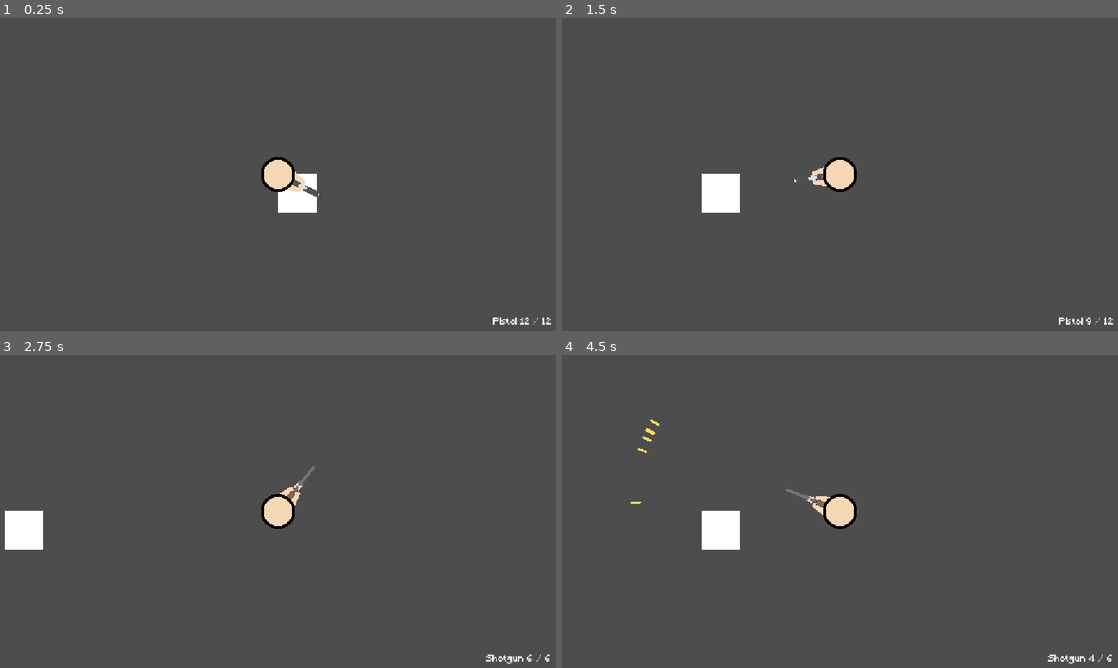
Above: before the commit, frames 1-4 (two rows, left to right).
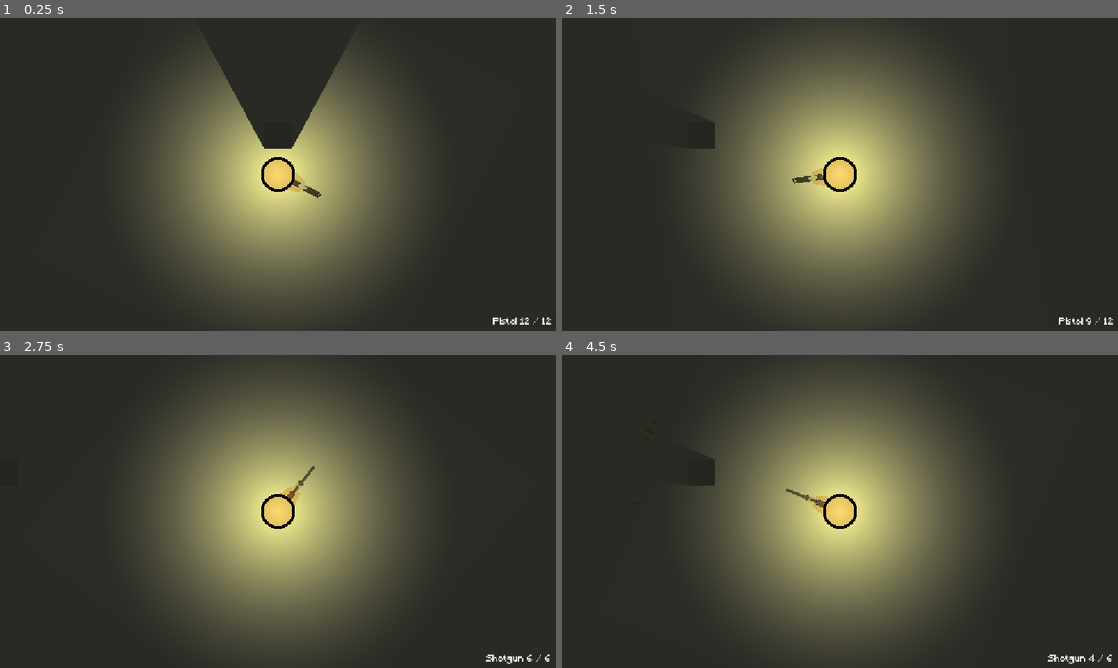
Above: after the commit, the same moments.

Repository: ArifD2286/Shamble-Chamber
Game: Godot game, scene res://game.tscn
The game is run twice, just before and just after one commit, with the same random seed, the same clock (stepped at 60 frames per second) and the same inputs.
Inputs (mouse positions are in pixels of both pictures, inside the frame that each line leads up to):
- Up to frame 1 (0.25 s): no input
- Up to frame 2 (1.5 s): tap Enter at 0.5 s; move the mouse to (962, 158) at 0.52 s; press the mouse at (962, 158) at 0.53 s; hold D (right) 0.53-1.25 s; tap Space at 0.77 s; release the mouse at (962, 158) at 1.25 s; drag from (728, 190) to (940, 158) at 1.27 s
- Up to frame 3 (2.75 s): tap Space at 2 s; move the mouse to (333, 442) at 2.02 s; hold D (right) from 2.03 s (still down); tap 2 (slot_2) at 2.1 s
- Up to frame 4 (4.5 s): release D (right) at 2.75 s; drag from (812, 574) to (673, 464) at 2.77 s; tap Enter at 3.5 s; move the mouse to (1006, 558) at 3.52 s; hold A (left) 3.53-4.25 s; tap Alt at 3.6 s; tap Space at 3.77 s; drag from (673, 464) to (756, 433) at 4.27 s

The runs differ from the first frame. In frame 1, 86% of the frame differs, in the area x 0-100%, y 0-100%; in frame 2, 84%; in frame 3, 83%; in frame 4, 84%.

Commit message:
Update 2.1
Changes:
- Added progress on lighting mechanics. Bugs:
  - lightoccluder not casting any shadows ;_;

Diff:
--- a/shamble-chamber/game.tscn
+++ b/shamble-chamber/game.tscn
@@ -15,11 +15,30 @@
 [sub_resource type="CircleShape2D" id="CircleShape2D_e2o6t"]
 radius = 15.0
 
+[sub_resource type="Gradient" id="Gradient_mfdv2"]
+colors = PackedColorArray(0.8745098, 0.85490197, 0.45882353, 1, 0.16470589, 0.16470589, 0.14509805, 0.019607844)
+
+[sub_resource type="GradientTexture2D" id="GradientTexture2D_s33ni"]
+gradient = SubResource("Gradient_mfdv2")
+width = 256
+height = 256
+fill = 1
+fill_from = Vector2(0.5, 0.5)
+fill_to = Vector2(0.5, 0)
+
+[sub_resource type="RectangleShape2D" id="RectangleShape2D_s33ni"]
+size = Vector2(28, 28)
+
+[sub_resource type="OccluderPolygon2D" id="OccluderPolygon2D_s33ni"]
+polygon = PackedVector2Array(-14, 14, -14, -14, 14, -14, 14, 14)
+
 [node name="Node2D" type="Node2D" unique_id=773225363]
 
 [node name="ColorRect" type="ColorRect" parent="." unique_id=1516551246]
-offset_right = 40.0
-offset_bottom = 40.0
+offset_left = -853.0
+offset_top = -793.0
+offset_right = 853.0
+offset_bottom = 793.0
 
 [node name="CharacterBody2D" type="CharacterBody2D" parent="." unique_id=302081087]
 script = ExtResource("1_80nbo")
@@ -61,6 +80,11 @@
 [node name="Muzzle" type="Marker2D" parent="CharacterBody2D" unique_id=1280840808]
 position = Vector2(50, 0)
 
+[node name="PointLight2D" type="PointLight2D" parent="CharacterBody2D" unique_id=1230433106]
+shadow_enabled = true
+texture = SubResource("GradientTexture2D_s33ni")
+texture_scale = 1.5
+
 [node name="CanvasLayer" type="CanvasLayer" parent="." unique_id=188330152]
 
 [node name="Label" type="Label" parent="CanvasLayer" unique_id=789384513]
@@ -82,7 +106,7 @@
 
 [node name="Shoot" type="AudioStreamPlayer" parent="." unique_id=93048737]
 stream = ExtResource("5_7jktm")
-volume_db = -5.0
+volume_db = -10.0
 
 [node name="Reload" type="AudioStreamPlayer" parent="." unique_id=1604700675]
 stream = ExtResource("7_j5wjh")
@@ -91,3 +115,20 @@
 [node name="EmptyShot" type="AudioStreamPlayer" parent="." unique_id=1617758433]
 stream = ExtResource("7_eow3j")
 volume_db = -15.0
+
+[node name="CanvasModulate" type="CanvasModulate" parent="." unique_id=804181961]
+color = Color(0.16470589, 0.16470589, 0.14509805, 1)
+
+[node name="StaticBody2D" type="StaticBody2D" parent="." unique_id=578250881]
+position = Vector2(0, -40)
+
+[node name="CollisionShape2D" type="CollisionShape2D" parent="StaticBody2D" unique_id=718425900]
+shape = SubResource("RectangleShape2D_s33ni")
+
+[node name="Polygon2D" type="Polygon2D" parent="StaticBody2D" unique_id=1145364801]
+color = Color(0.8784314, 0.8784314, 0.8784314, 1)
+polygon = PackedVector2Array(-14, 14, -14, -14, 14, -14, 14, 14)
+
+[node name="LightOccluder2D" type="LightOccluder2D" parent="StaticBody2D" unique_id=288574646]
+texture_filter = 1
+occluder = SubResource("OccluderPolygon2D_s33ni")
